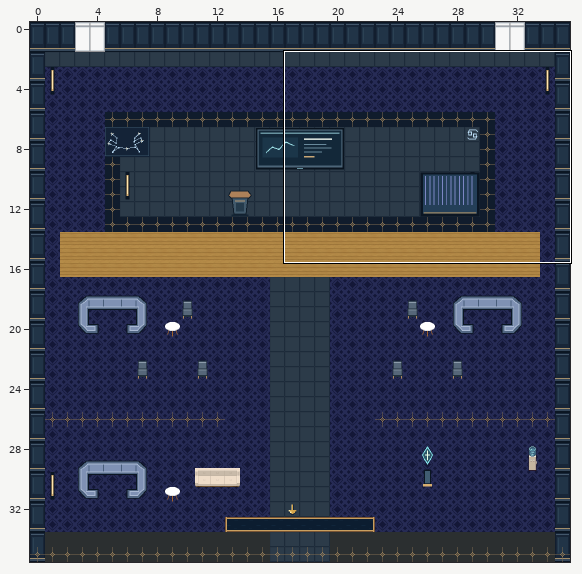
One commit to this Tiled map (JSON): maps/preview/speaker-cancer.tmj. The picture above shows the old version from afar; the outline marks the close-up.
Close-up. Old version:
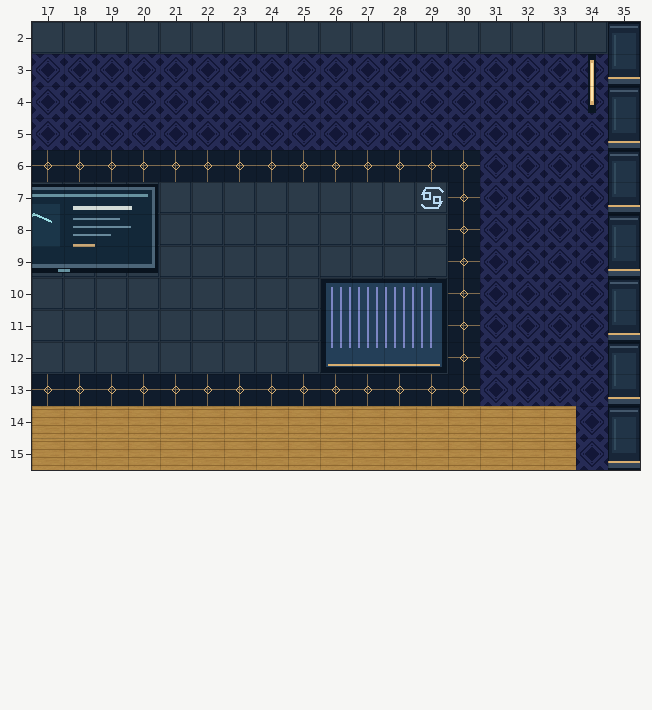
Cells are 32x32 px. Shown: x 17..35, y 2..15. The commit also changed other parts of the map, which this record leaves out.
Now the later version:
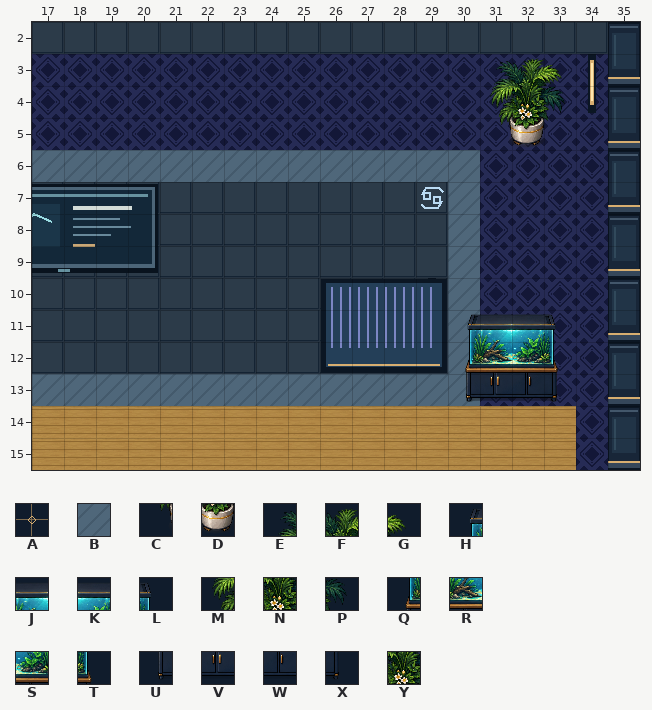
Key: from "art-0": A 15; from "art-1": B 360; from "art-7": C 6, D 7; from "art-8": E 64, F 65, G 66, H 67, J 68, K 69, L 70, M 80, N 81, P 82, Q 83, R 84, S 85, T 86, U 99, V 100, W 101, X 102; from "navigation-mask": Y 1.
_ is an empty cell.
Tiles of an added or newly shown layer are drawn over the layers below it.
See-through tiles are keyed as they look on the map.
Change:
Layer "terrain":
y 6: x 17..30 AAAAAAAAAAAAAA -> BBBBBBBBBBBBBB
y 7..12: x 30 A -> B
y 13: x 17..30 AAAAAAAAAAAAAA -> BBBBBBBBBBBBBB
Layer "scenery-belowAvatar-0":
y 3: x 31..33 ___ -> EFG
y 4: x 31..33 ___ -> MNP
y 5: x 31..32 __ -> CD
y 11: x 30..33 ____ -> HJKL
y 12: x 30 _ -> Q; x 33 _ -> T
y 13: x 30..33 ____ -> UVWX
Layer "interior-ambient-water" (added):
y 11: x 30..33 ____ -> HJKL
y 12: x 30..33 ____ -> QRST
y 13: x 30..33 ____ -> UVWX
Layer "physical-collisions":
y 3..4: x 31..33 ___ -> YYY
y 5: x 31..32 __ -> YY
y 11..13: x 30..33 ____ -> YYYY
